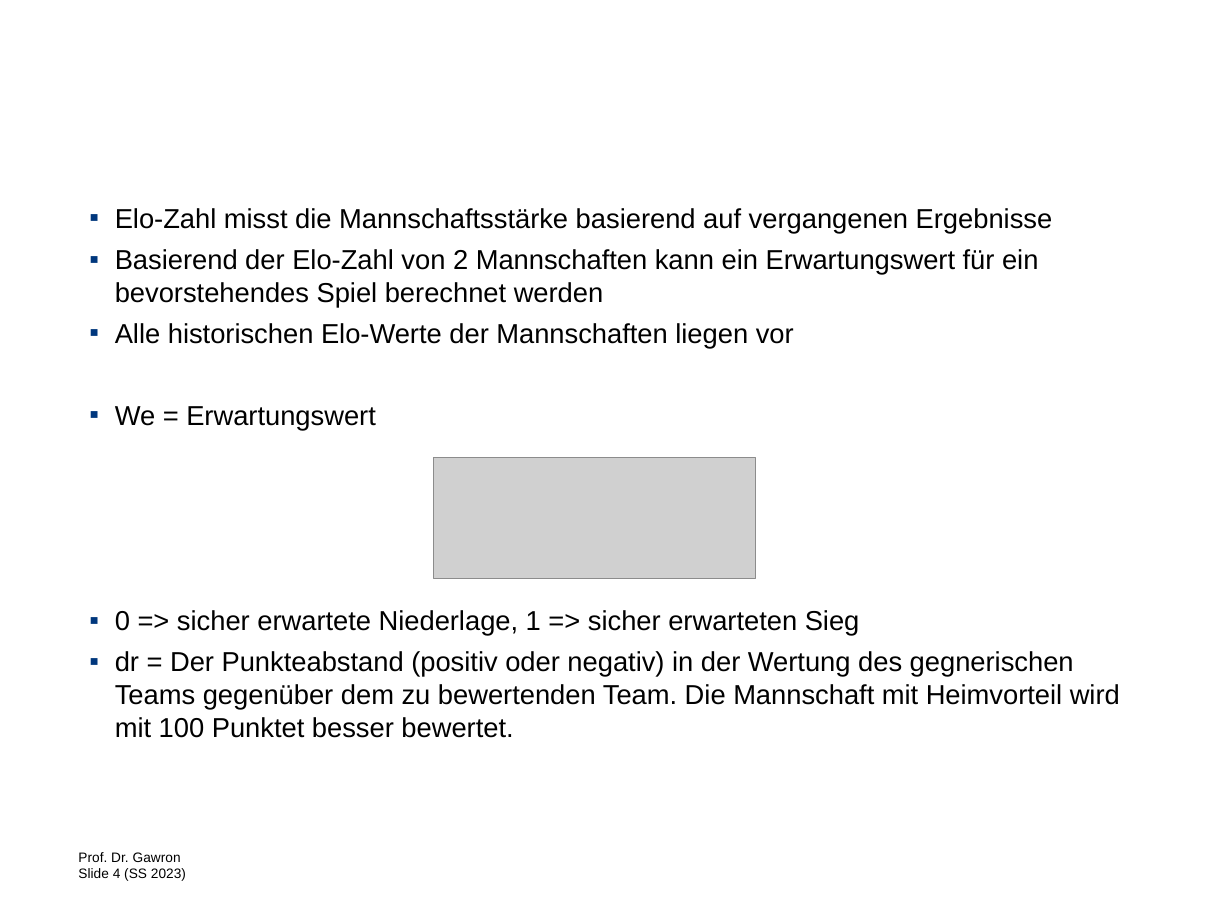
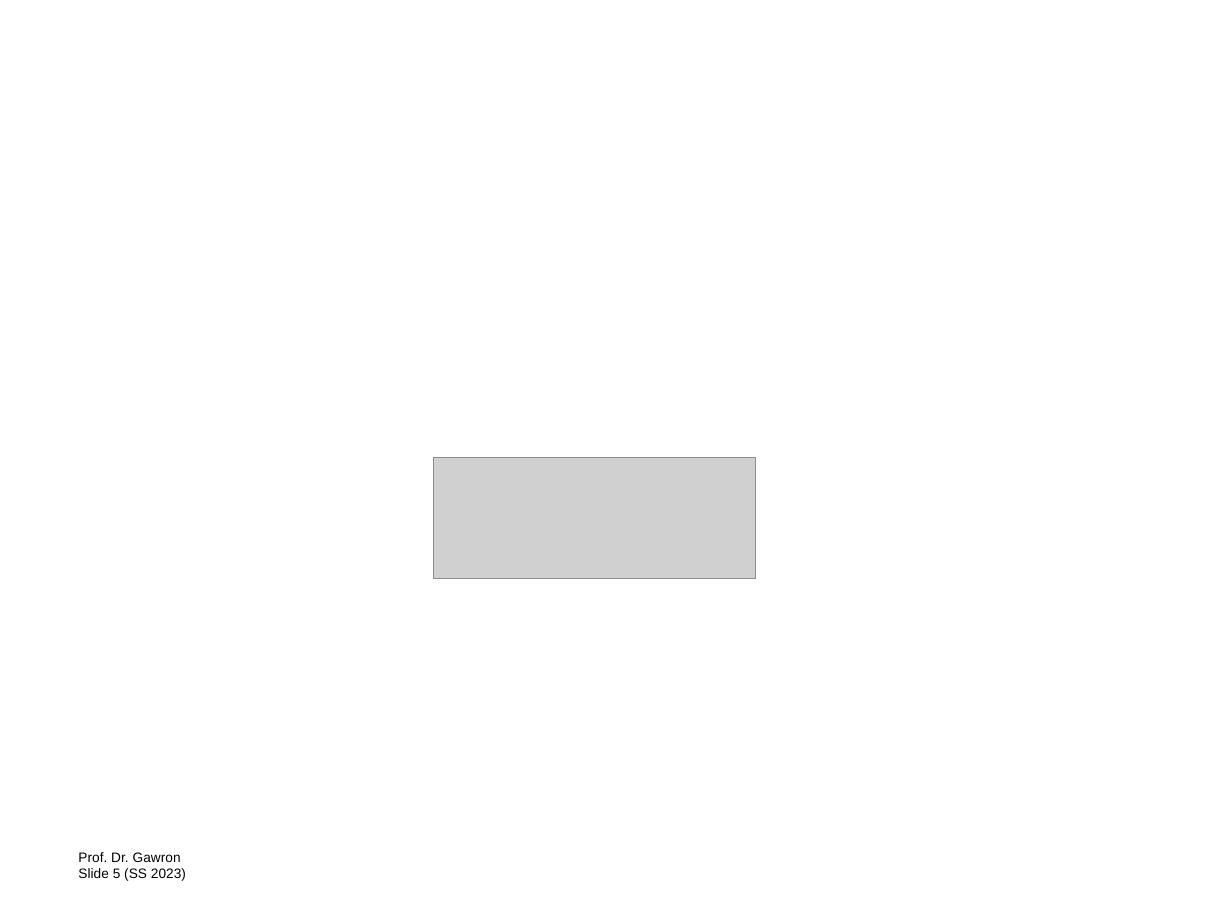
Before and after one commit to lucajanas/web-mining, a slide deck: slide 5 of InterimPresentation.pptx (slide 4 before the commit). Drawn at 1232x924 pixels with LibreOffice and Linux fonts; fonts in the diff are those of the drawing; grey boxes stand for pictures; background and template pictures are left out. Boxes give left, top, right and bottom in pixels: in the first picture for what was removed or moved away, otherwise in the second. Text is boxed around its words. In the diff, an @@ line names an element or a change of style, - is before the commit and + after.

```diff
--- a/InterimPresentation.pptx
+++ b/InterimPresentation.pptx
@@ text removed at box(115, 208, 1120, 738) @@
-▪ Elo-Zahl misst die Mannschaftsstärke basierend auf vergangenen Ergebnisse
-▪ Basierend der Elo-Zahl von 2 Mannschaften kann ein Erwartungswert für ein bevorstehendes Spiel berechnet werden
-▪ Alle historischen Elo-Werte der Mannschaften liegen vor
-▪ We = Erwartungswert
-▪ 0 => sicher erwartete Niederlage, 1 => sicher erwarteten Sieg
-▪ dr = Der Punkteabstand (positiv oder negativ) in der Wertung des gegnerischen Teams gegenüber dem zu bewertenden Team. Die Mannschaft mit Heimvorteil wird mit 100 Punktet besser bewertet.
@@ text at box(78, 852, 186, 881): text changed @@
-Prof. Dr. Gawron
-Slide 4 (SS 2023)
+Prof. Dr. Gawron
+Slide 5 (SS 2023)
```
Also in this commit, not shown: 1 slide added.
